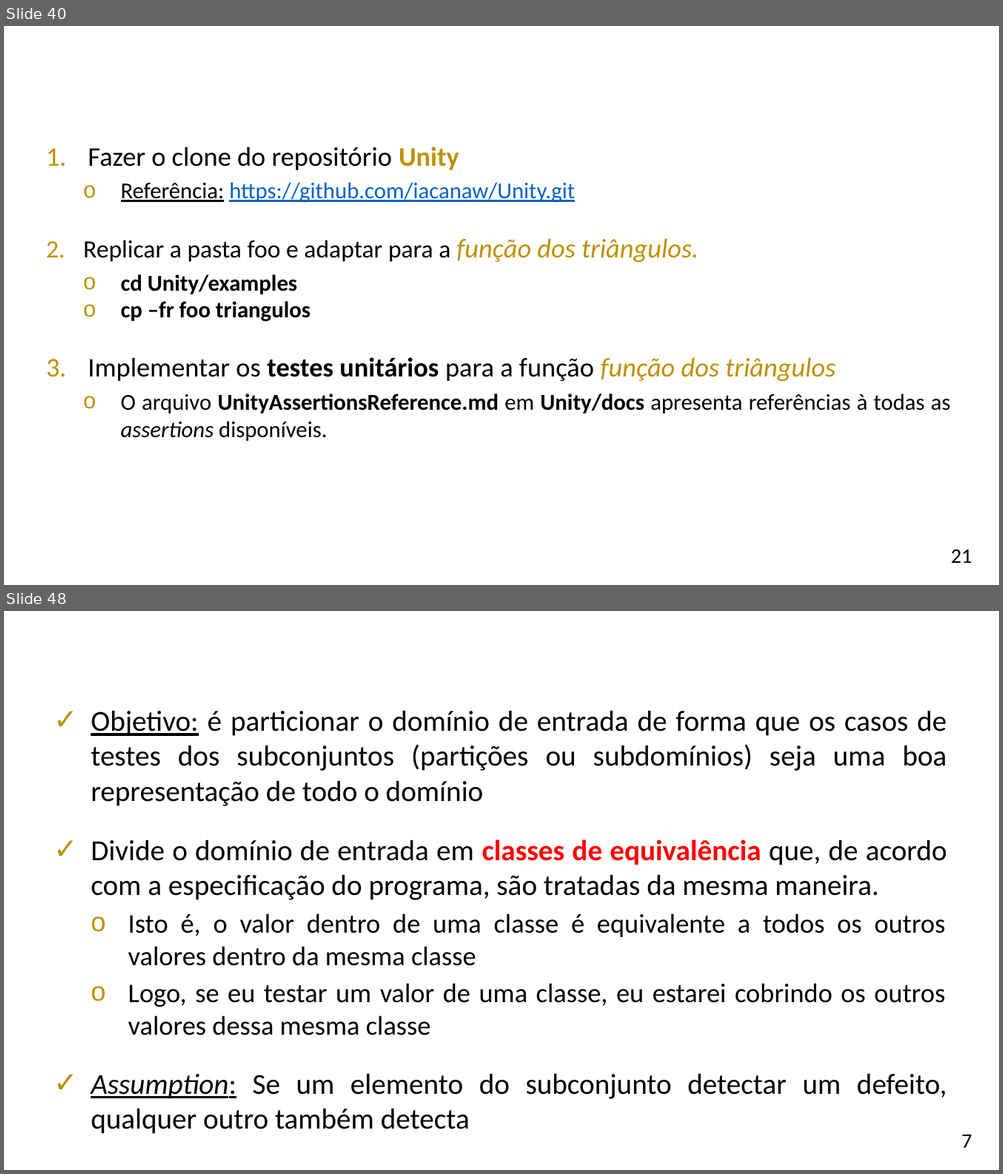
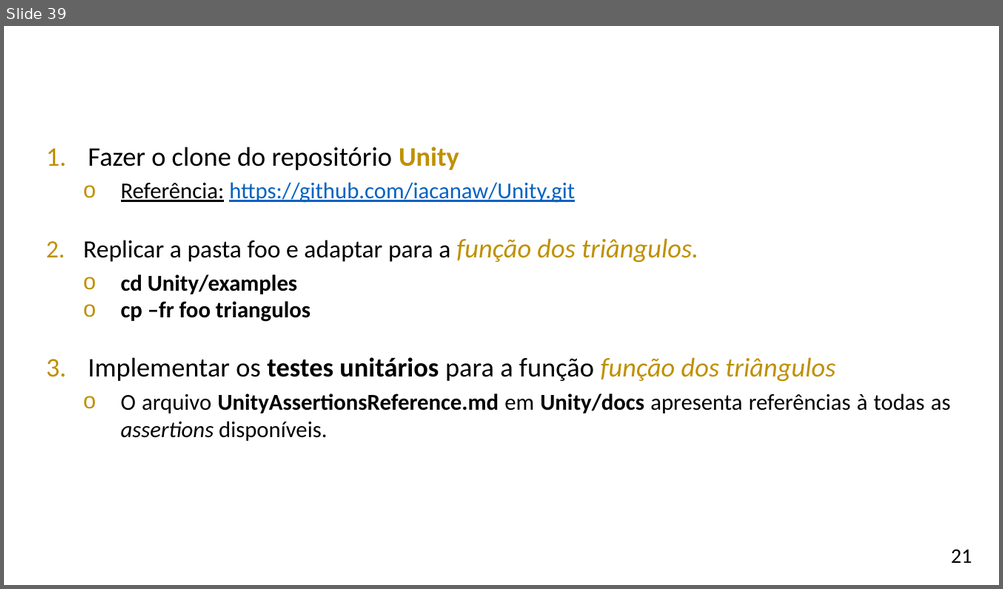
Before and after one commit to iacanaweber/iacanaweber.github.io, a slide deck: aulas/css/dependability/04_teste_software/Teste de Software.pptx. Shown one above the other, each under a label of ours: slides 40 and 48 before the commit, slide 39 after it; the slides between them are not shown. The pictures are 1003x1174 and 1003x589 pixels, drawn with LibreOffice and Linux fonts; fonts in the diff are those of the drawing; background and template pictures are left out. Boxes give left, top, right and bottom in pixels: in the first picture for what was removed or moved away, otherwise in the second. Text is boxed around its words. In the diff, an @@ line names an element or a change of style, - is before the commit and + after.

```diff
--- a/aulas/css/dependability/04_teste_software/Teste de Software.pptx
+++ b/aulas/css/dependability/04_teste_software/Teste de Software.pptx
@@ slide 48 removed at [4,611,999,1170], background picture (left out) @@
@@ text removed at [276,621,981,664] @@
-PARTICIONAMENTO DE EQUIVALÊNCIA
@@ text removed at [91,710,947,1134] @@
-✓ Objetivo: é particionar o domínio de entrada de forma que os casos de testes dos subconjuntos (partições ou subdomínios) seja uma boa representação de todo o domínio
-✓ Divide o domínio de entrada em classes de equivalência que, de acordo com a especificação do programa, são tratadas da mesma maneira.
-  o Isto é, o valor dentro de uma classe é equivalente a todos os outros valores dentro da mesma classe
-  o Logo, se eu testar um valor de uma classe, eu estarei cobrindo os outros valores dessa mesma classe
-✓ Assumption: Se um elemento do subconjunto detectar um defeito, qualquer outro também detecta
@@ text removed at [961,1135,971,1148] @@
-7
@@ what was slide 40 is now slide 39 @@
```
Also in this commit, not shown: 28 other slides removed, 8 other files.
